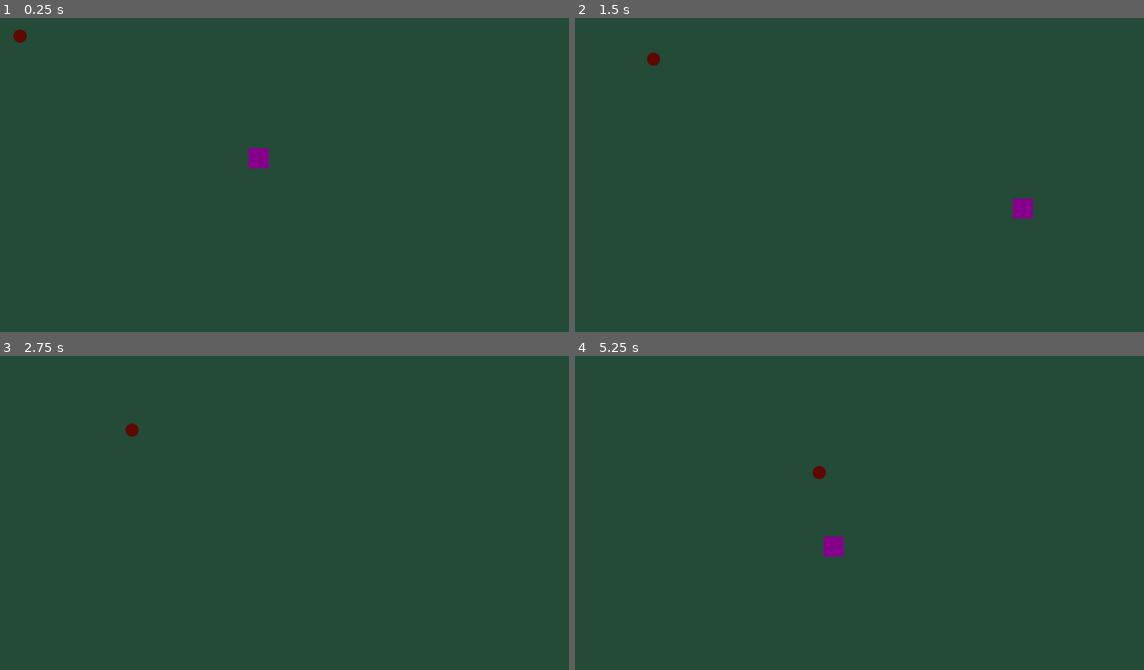
Above: before the commit, frames 1-4 (two rows, left to right).
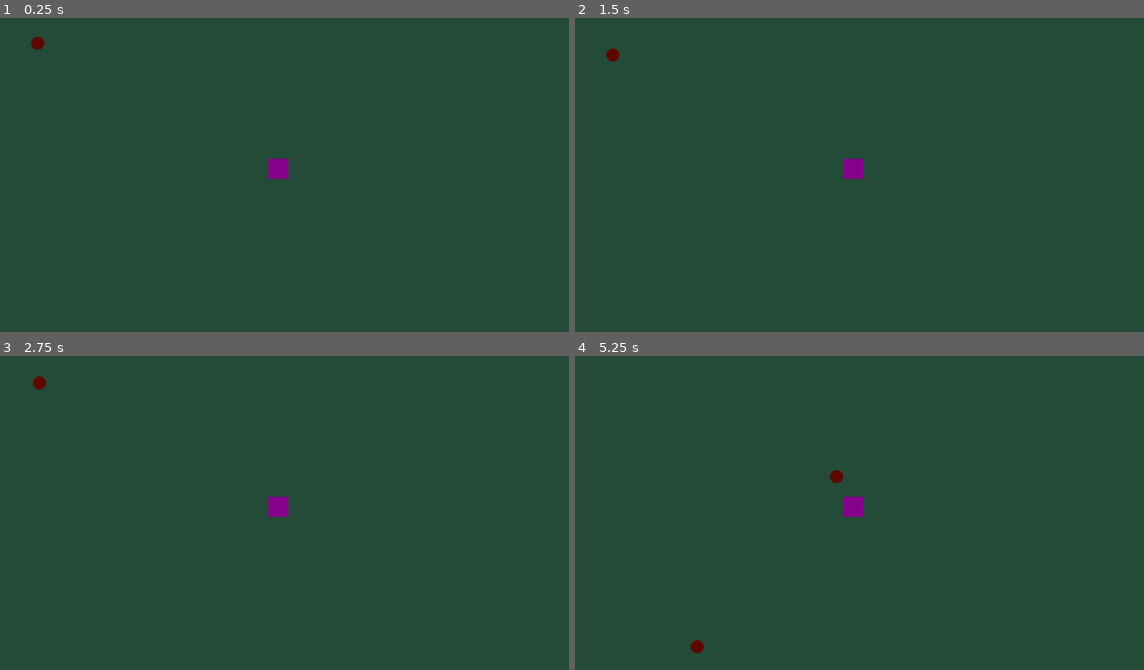
Above: after the commit, the same moments.

Repository: HendrickFS/TheRiseOfTheFool
Game: Godot game, scene res://world/world.tscn
Two runs of this game, one before a commit and one after it. Both use one fixed random seed, a clock stepped at 60 frames per second and the inputs below.
Inputs:
- Up to frame 1 (0.25 s): no input
- Up to frame 2 (1.5 s): hold Right (ui_right) 0.53-1.28 s; hold Down (ui_down) from 1.28 s (still down)
- Up to frame 3 (2.75 s): release Down (ui_down) at 2.03 s; hold Right (ui_right) from 2.03 s (still down)
- Up to frame 4 (5.25 s): release Right (ui_right) at 2.78 s; hold Up (ui_up) 2.78-3.53 s; hold Left (ui_left) 3.53-5.03 s; hold Down (ui_down) from 5.03 s (still down)

The runs differ from the first frame. In frame 1, 0.6% of the frame differs, in the area x 2-51%, y 3-52%; in frame 2, 0.6%; in frame 3, 0.4%; in frame 4, 0.7%, in the area x 20-51%, y 34-95%.

Commit message:
Enemy spawn

Diff:
--- /dev/null
+++ b/enemy/utilities/spawner.gd
@@ -0,0 +1,37 @@
+extends Node2D
+
+@onready var player = get_node("/root/world/player")
+
+var chaser = load("res://enemy/chaser.tscn")
+var chaser_count = 0
+
+var timer = 5
+
+func _process(delta):
+	timer-=delta
+	if(timer<=0):
+		timer = 5
+		var enemy_spawned = chaser.instantiate()
+		enemy_spawned.global_position = random_position()
+		add_child(enemy_spawned)
+		chaser_count+=1
+
+func random_position():
+	var player_position = player.global_position
+	var minimum_x = player_position.x - 600
+	var maximum_x = player_position.x + 600
+	var minimum_y = player_position.y - 400
+	var maximum_y = player_position.y + 400
+
+	var rng = RandomNumberGenerator.new()
+	var x = rng.randi_range(minimum_x, maximum_x)
+	var y = 0
+	if (x > (player_position.x - 556) and x < (player_position.x + 556)):
+		var up_dowm = rng.randi_range(0,1)
+		if(up_dowm == 0):
+			y = player_position.y - 324
+		else:
+			y = player_position.y + 324
+
+	var random = Vector2(x, y)
+	return random
--- /dev/null
+++ b/enemy/utilities/spawner.tscn
@@ -0,0 +1,6 @@
+[gd_scene load_steps=2 format=3 uid="uid://b0ii2ky1kdvy5"]
+
+[ext_resource type="Script" path="res://enemy/utilities/spawner.gd" id="1_2jb63"]
+
+[node name="Spawner" type="Node2D"]
+script = ExtResource("1_2jb63")
--- a/player/player.gd
+++ b/player/player.gd
@@ -1,10 +1,14 @@
 extends CharacterBody2D
 
-var speed = 500
+var speed = 150
 
 func _physics_process(delta):
 	var input = Input.get_vector("ui_left", "ui_right", "ui_up", "ui_down")
 
+	#verifica movimento
+	if (input[0] != 0 or input[1] != 0):
+		pass
+
 	velocity = input * speed
 
 	move_and_slide()
--- a/world/world.tscn
+++ b/world/world.tscn
@@ -1,19 +1,24 @@
-[gd_scene load_steps=3 format=3 uid="uid://bpeeucvou1ypq"]
+[gd_scene load_steps=4 format=3 uid="uid://bpeeucvou1ypq"]
 
+[ext_resource type="PackedScene" uid="uid://b0ii2ky1kdvy5" path="res://enemy/utilities/spawner.tscn" id="1_4xxv1"]
 [ext_resource type="PackedScene" uid="uid://dn26busx8rdxi" path="res://player/player.tscn" id="1_p82kn"]
 [ext_resource type="PackedScene" uid="uid://c5sgcn4tdk74a" path="res://enemy/chaser.tscn" id="2_fhk4u"]
 
 [node name="world" type="Node2D"]
 
 [node name="ColorRect" type="ColorRect" parent="."]
-offset_left = -1209.0
-offset_top = -756.0
-offset_right = 2167.0
-offset_bottom = 1364.0
+offset_left = -1191.0
+offset_top = -772.0
+offset_right = 2185.0
+offset_bottom = 1348.0
 color = Color(0.137255, 0.294118, 0.219608, 1)
 
+[node name="Spawner" parent="." instance=ExtResource("1_4xxv1")]
+
 [node name="player" parent="." instance=ExtResource("1_p82kn")]
-position = Vector2(537, 303)
+position = Vector2(541, 310)
+
+[node name="Camera2D" type="Camera2D" parent="player"]
 
 [node name="chaser" parent="." instance=ExtResource("2_fhk4u")]
 position = Vector2(42, 49)
